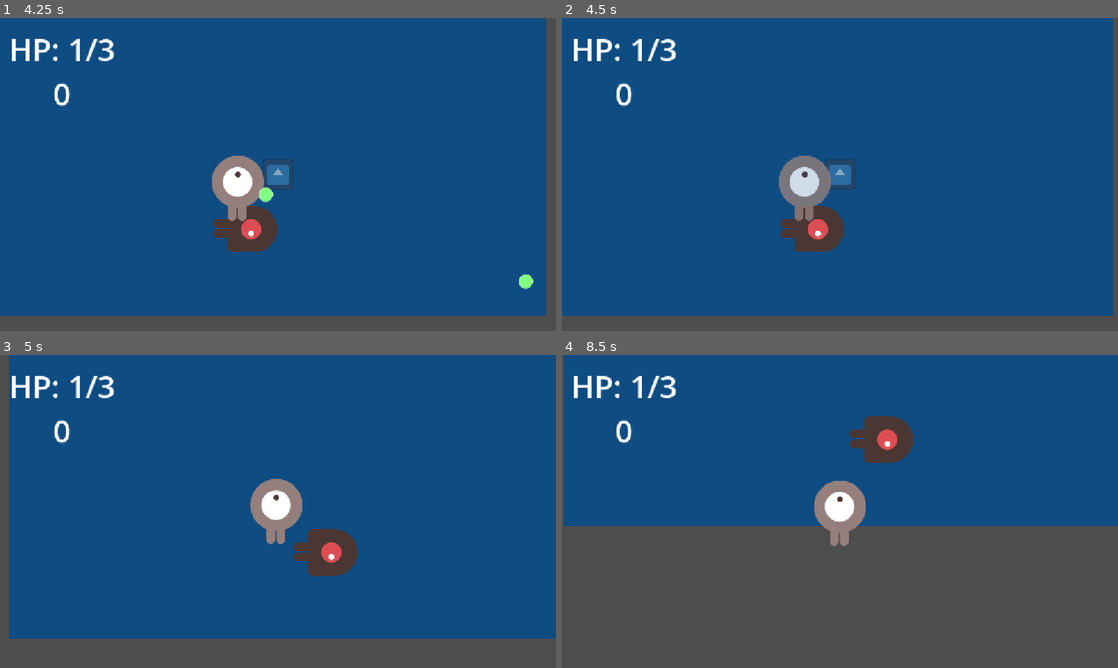
Above: before the commit, frames 1-4 (two rows, left to right).
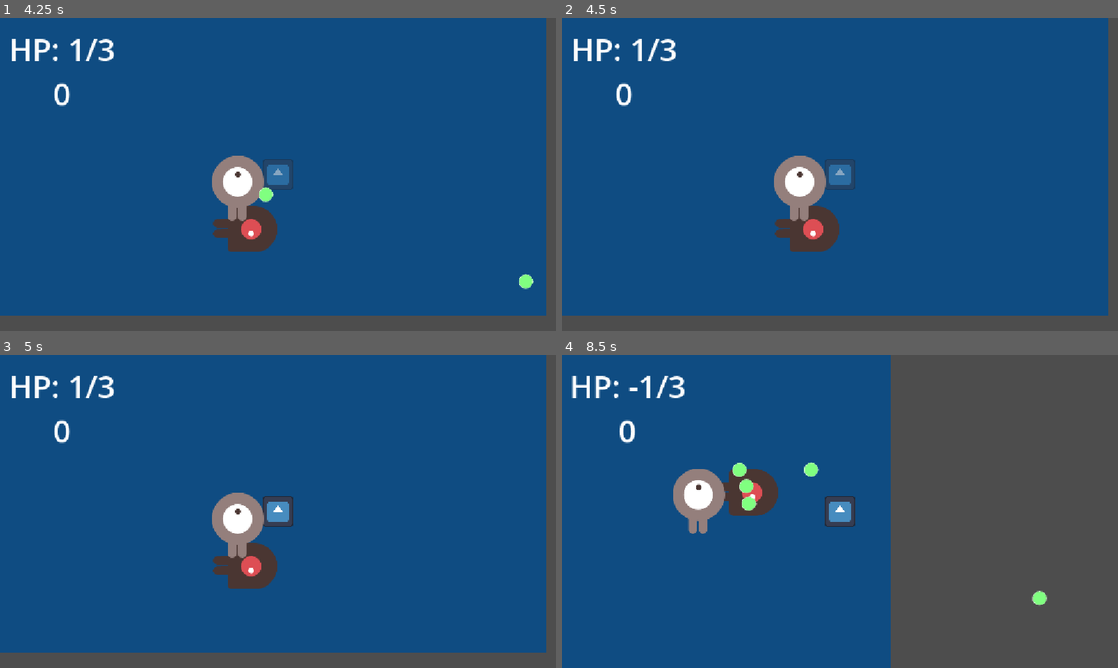
Above: after the commit, the same moments.

Repository: qDawn/Game-Dev-Coursework
Game: Godot game, scene res://Scenes/game.tscn
The game is run twice, just before and just after one commit, with the same random seed, the same clock (stepped at 60 frames per second) and the same inputs. The engine's default icon, where the game draws it, is replaced by a stand-in: a white triangle on a blue panel in a dark square.
Inputs (mouse positions are in pixels of both pictures, inside the frame that each line leads up to):
- Up to frame 1 (4.25 s): move the mouse to (400, 158) at 0.52 s; hold D (move_right) 0.53-1.28 s; right-click (400, 158) at 0.6 s; move the mouse to (166, 190) at 1.27 s; hold S (move_down) 1.28-2.03 s; right-click (166, 190) at 1.35 s; move the mouse to (333, 105) at 2.02 s; press the mouse at (333, 105) at 2.03 s; hold D (move_right) 2.03-2.78 s; right-click (333, 105) at 2.3 s; move the mouse to (250, 237) at 2.77 s; release the mouse at (250, 237) at 2.78 s; hold W (move_up) 2.78-3.53 s; right-click (250, 237) at 2.85 s; move the mouse to (444, 221) at 3.52 s; hold A (move_left) from 3.53 s (still down); right-click (444, 221) at 3.6 s; tap Q (cancel_possession) at 4.15 s
- Up to frame 2 (4.5 s): keep holding A (move_left); move the mouse to (673, 127) at 4.27 s; click (673, 127) at 4.35 s
- Up to frame 3 (5 s): keep holding A (move_left); right-click (111, 464) at 4.55 s
- Up to frame 4 (8.5 s): move the mouse to (867, 511) at 5.02 s; release A (move_left) at 5.03 s; hold S (move_down) 5.03-5.78 s; right-click (867, 511) at 5.1 s; move the mouse to (756, 433) at 5.77 s; hold D (move_right) 5.78-6.53 s; right-click (756, 433) at 5.85 s; move the mouse to (962, 495) at 6.52 s; press the mouse at (962, 495) at 6.53 s; hold W (move_up) 6.53-7.28 s; right-click (962, 495) at 6.8 s; move the mouse to (728, 527) at 7.27 s; release the mouse at (728, 527) at 7.28 s; hold D (move_right) 7.28-8.03 s; right-click (728, 527) at 7.35 s; move the mouse to (895, 442) at 8.02 s; hold S (move_down) from 8.03 s (still down); right-click (895, 442) at 8.1 s

Frame 1 is identical in both runs. In frame 2, 2.7% of the frame differs, in the area x 38-100%, y 0-96%; in frame 3, 12%; in frame 4, 55%, in the area x 0-100%, y 0-100%.

Commit message:
small bug fix

Diff:
--- a/monk-/Scripts/basic_shooter.gd
+++ b/monk-/Scripts/basic_shooter.gd
@@ -7,8 +7,8 @@
 const ENEMY_BULLET = preload("uid://dpygu43fwffkp")
 
 #health
-@export var max_health: int = 100
-@export var current_health: int = 100
+@export var max_health: int = 40
+@export var current_health: int = 40
 
 #how fast it moves
 @export var speed: int = 200
--- a/monk-/Scripts/player.gd
+++ b/monk-/Scripts/player.gd
@@ -52,7 +52,7 @@
 
 	#cancel possession logic
 	if Input.is_action_just_pressed('cancel_possession') and possession_target:
-		possession_target.current_health = 0
+		possession_target.emit_signal("take_damage", possession_target.max_health)
 
 func _on_take_damage(damage: int) -> void:
 	if not invincible:
--- a/monk-/Scripts/player_bullet.gd
+++ b/monk-/Scripts/player_bullet.gd
@@ -8,7 +8,7 @@
 	global_position += speed * delta * direction
 	for body in get_overlapping_bodies():
 		if body.is_in_group('enemy'):
-			var base_damage: int = 500
+			var base_damage: int = 5
 			var bonus_damage: int = int(body.max_health/10)
 			body.emit_signal('take_damage',base_damage+bonus_damage)
 			queue_free()
--- a/monk-/Scripts/spread_shooter.gd
+++ b/monk-/Scripts/spread_shooter.gd
@@ -7,8 +7,8 @@
 const ENEMY_BULLET = preload("uid://dpygu43fwffkp")
 
 #health
-@export var max_health: int = 100
-@export var current_health: int = 100
+@export var max_health: int = 30
+@export var current_health: int = 30
 
 #how fast it moves
 @export var speed: int = 200
